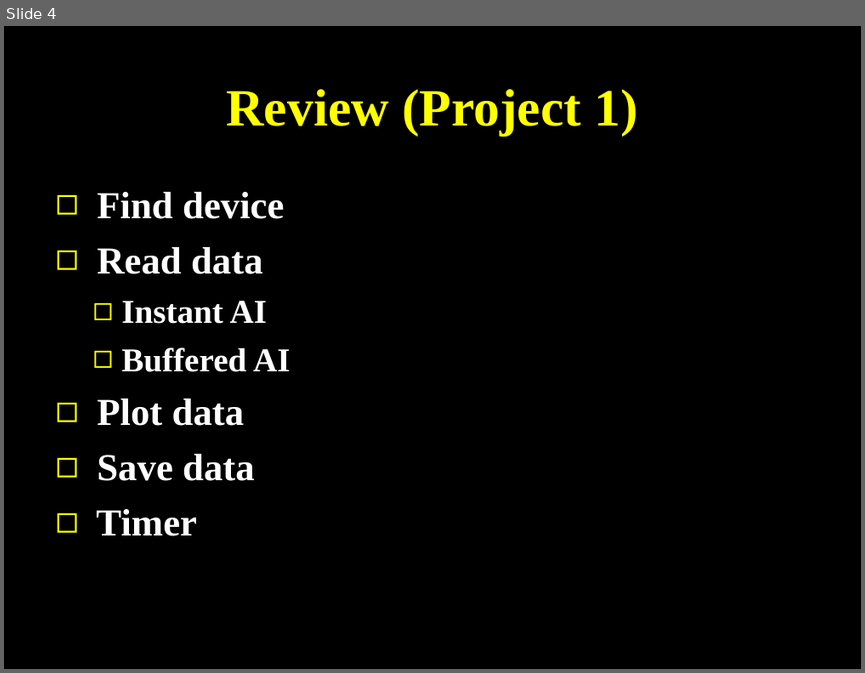
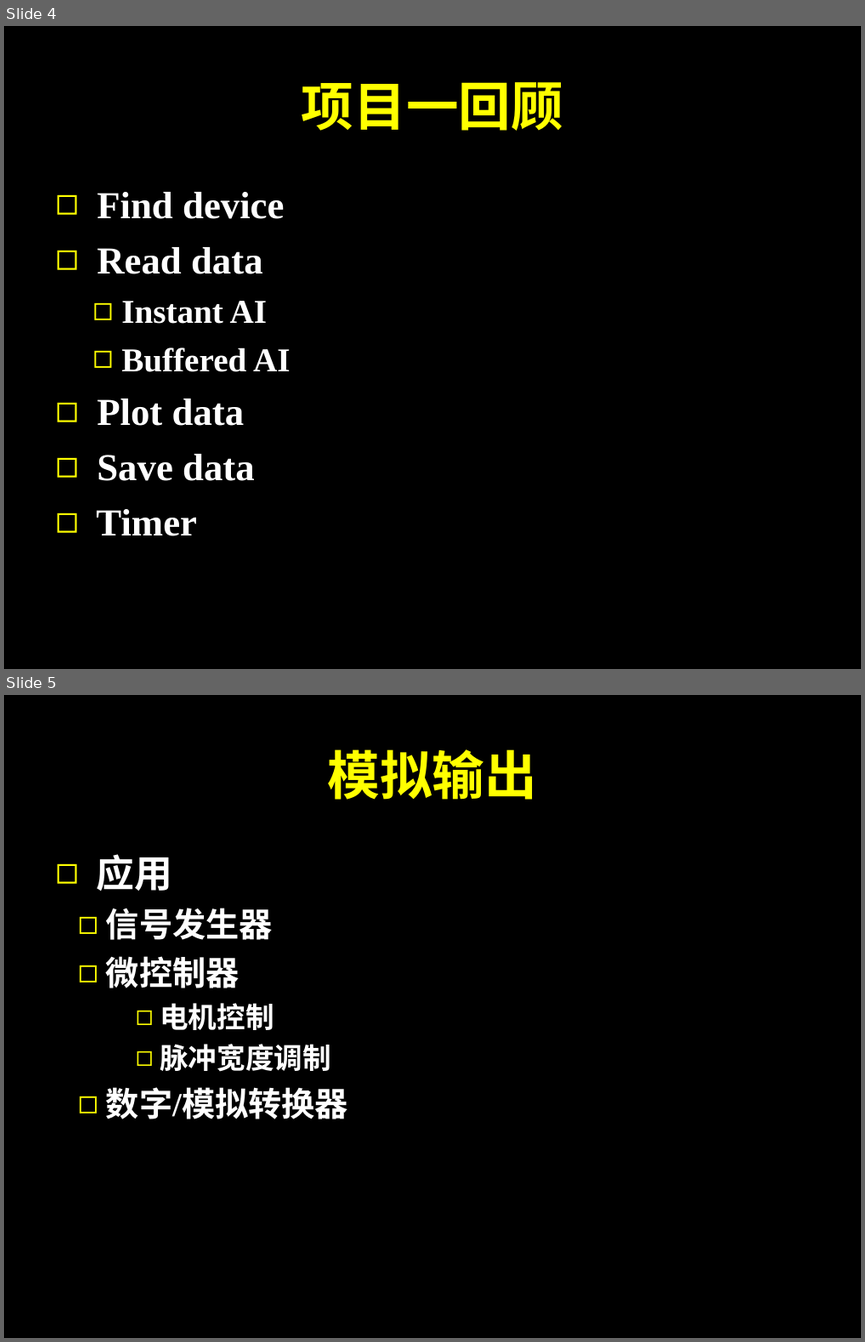
Before and after one commit to SJTUCourse/BI450, a slide deck: Lectures/2017 Fall/Lecture 2/Lecture 2.ppt. Shown one above the other, each under a label of ours: slide 4 before the commit, slides 4 and 5 after it. The pictures are 865x673 and 865x1342 pixels, drawn with LibreOffice and Linux fonts; fonts in the diff are those of the drawing. Boxes give left, top, right and bottom in pixels: in the first picture for what was removed or moved away, otherwise in the second. Text is boxed around its words. In the diff, an @@ line names an element or a change of style, - is before the commit and + after.

```diff
--- a/Lectures/2017 Fall/Lecture 2/Lecture 2.ppt
+++ b/Lectures/2017 Fall/Lecture 2/Lecture 2.ppt
@@ slide 5 added at box(4, 695, 861, 1338), background #000000 @@
@@ title added at box(328, 749, 537, 800), 44 pt, text #FFFF00, bold @@
+模拟输出
@@ text added at box(96, 854, 348, 1119), 28 pt, text #FFFFFF, bold @@
+◻ 应用
+  ◻ 信号发生器
+  ◻ 微控制器
+    ◻ 电机控制
+    ◻ 脉冲宽度调制
+  ◻ 数字/模拟转换器
@@ slide 4 changed as well @@
@@ title at box(302, 82, 563, 131): text changed @@
-Review (Project 1)
+项目一回顾
```
Also in this commit, not shown: 2 other slides changed, 4 other slides added, 8 slides removed, 2 other files.
